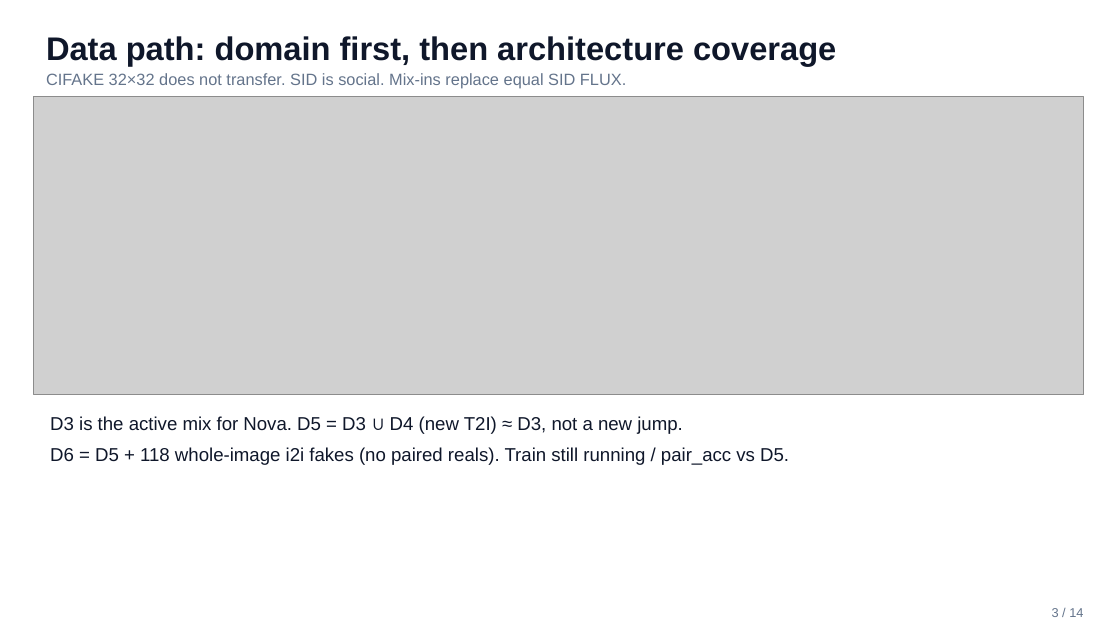
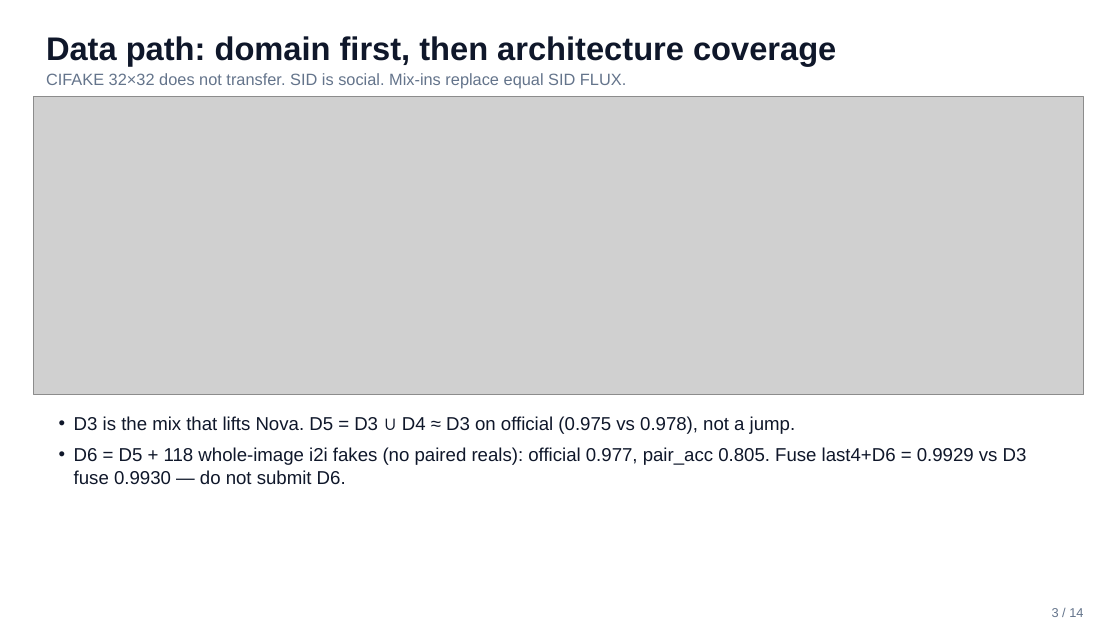
Before and after one commit to chi030303/tiktok-techjam-aigc-detect, a slide deck: slide 3 of docs/slides/TechJam_Challenge5.pptx. Drawn at 1120x630 pixels with LibreOffice and Linux fonts; fonts in the diff are those of the drawing; grey boxes stand for pictures. Boxes give left, top, right and bottom in pixels: in the first picture for what was removed or moved away, otherwise in the second. Text is boxed around its words. In the diff, an @@ line names an element or a change of style, - is before the commit and + after.

```diff
--- a/docs/slides/TechJam_Challenge5.pptx
+++ b/docs/slides/TechJam_Challenge5.pptx
@@ text at (x1=74, y1=416, x2=1027, y2=485): text changed @@
-D3 is the active mix for Nova. D5 = D3 ∪ D4 (new T2I) ≈ D3, not a new jump.
-D6 = D5 + 118 whole-image i2i fakes (no paired reals). Train still running / pair_acc vs D5.
+• D3 is the mix that lifts Nova. D5 = D3 ∪ D4 ≈ D3 on official (0.975 vs 0.978), not a jump.
+• D6 = D5 + 118 whole-image i2i fakes (no paired reals): official 0.977, pair_acc 0.805. Fuse last4+D6 = 0.9929 vs D3 fuse 0.9930 — do not submit D6.
```
Also in this commit, not shown: 7 other slides changed, 1 slide added, 1 slide removed, 18 other files.
